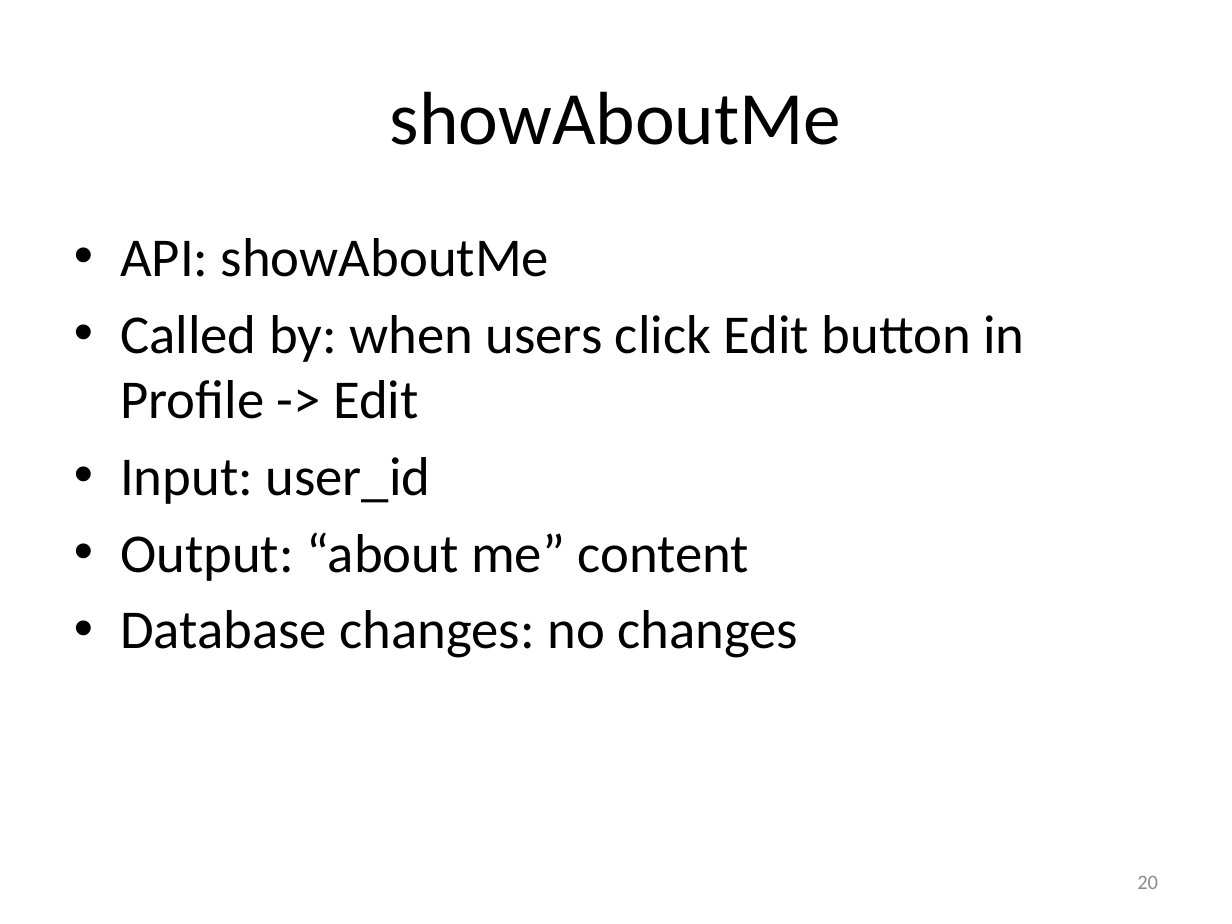
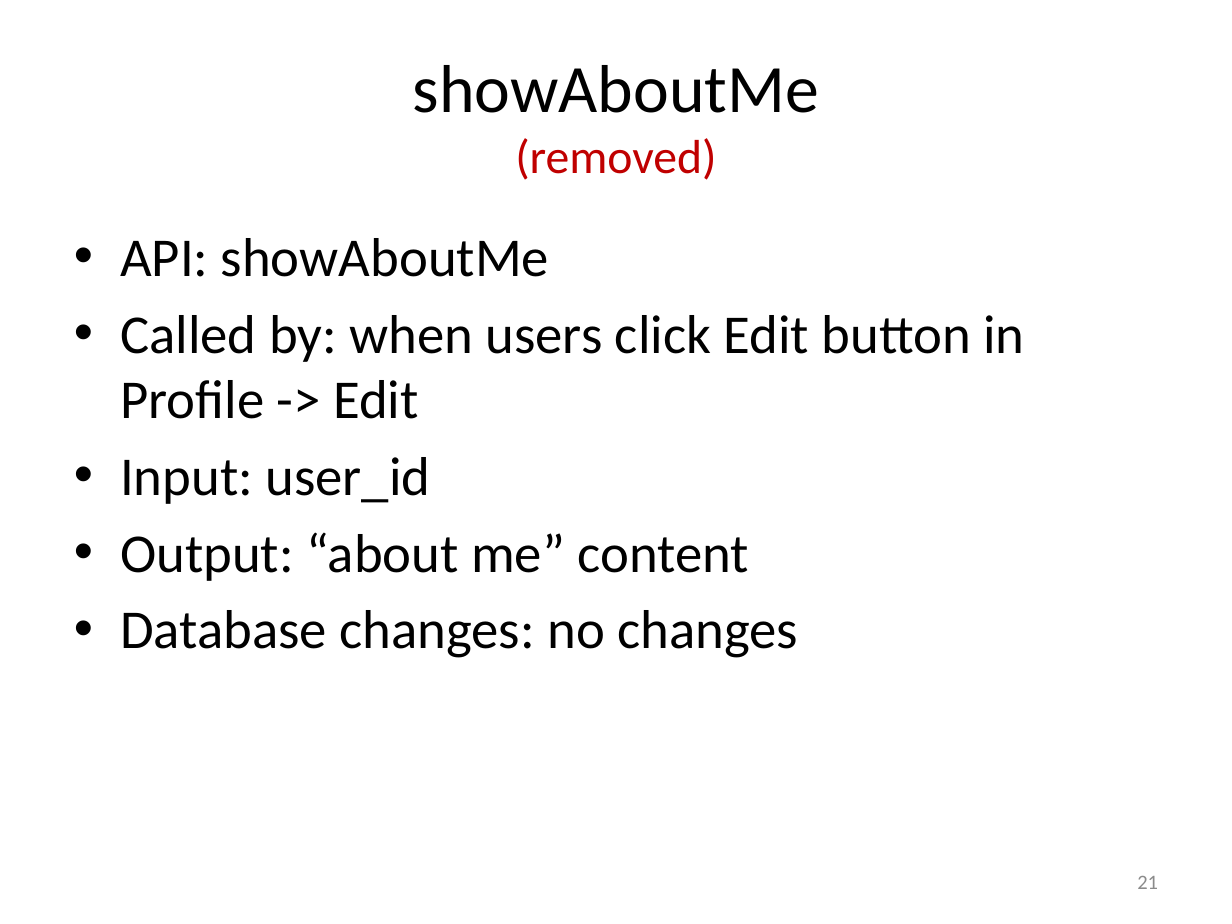
Before and after one commit to catalonia/mob, a slide deck: slide 21 of ws/WS Design Docs/API_Listing.pptx (slide 20 before the commit). Drawn at 1232x924 pixels with LibreOffice and Linux fonts; fonts in the diff are those of the drawing. Boxes give left, top, right and bottom in pixels: in the first picture for what was removed or moved away, otherwise in the second. Text is boxed around its words. In the diff, an @@ line names an element or a change of style, - is before the commit and + after.

```diff
--- a/ws/WS Design Docs/API_Listing.pptx
+++ b/ws/WS Design Docs/API_Listing.pptx
@@ title at box(413, 65, 819, 180): text changed; size 44 to 39.6 pt @@
-showAboutMe
+showAboutMe
+(removed)
@@ page number at box(1137, 876, 1158, 889): text changed @@
-20
+21
```
Also in this commit, not shown: 6 other slides changed, 2 slides added, 33 other files.
